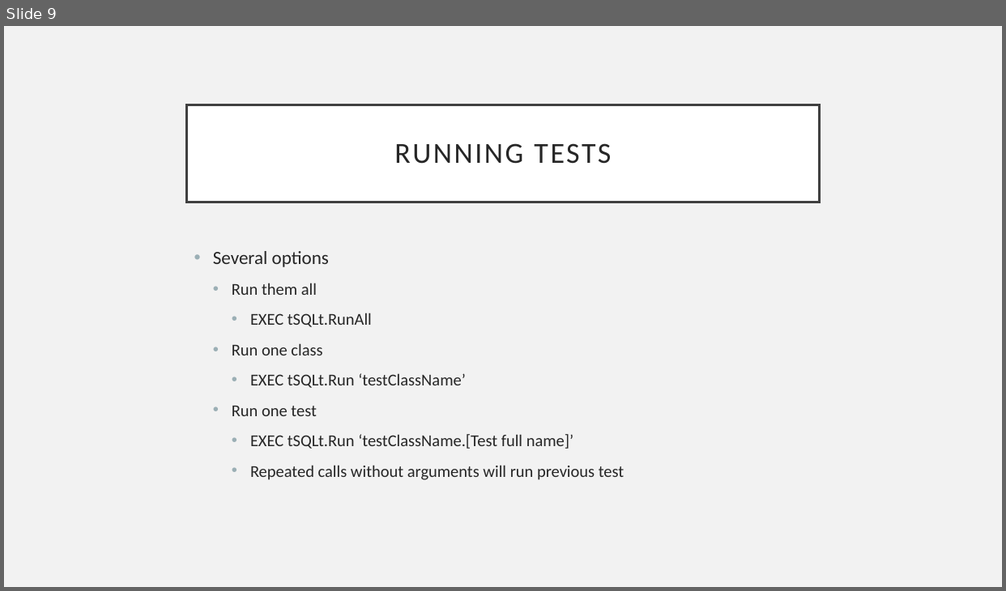
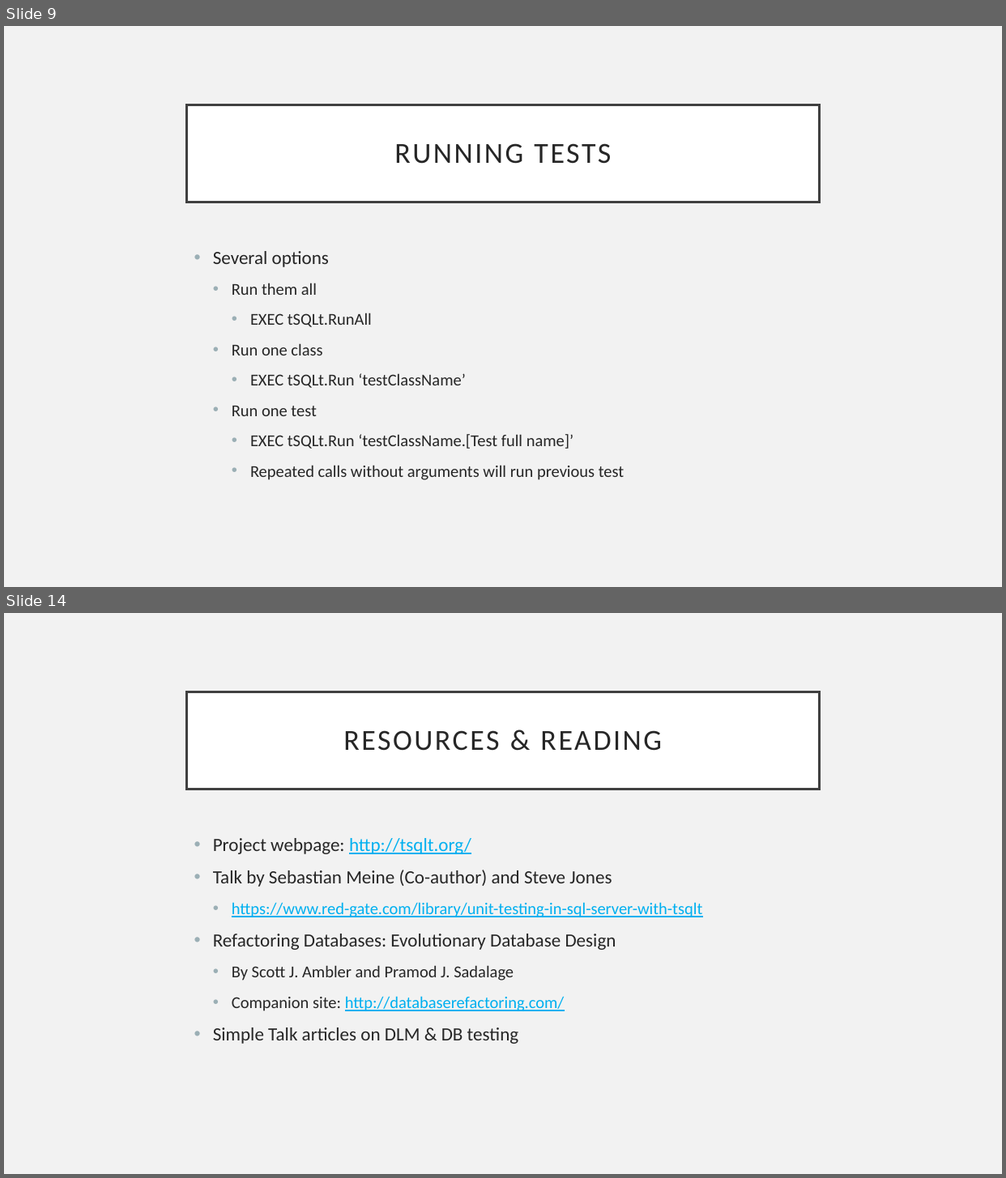
Before and after one commit to AndrewADev/intro-tsqlt-talk, a slide deck: tSQLt-Talk.pptx. Shown one above the other, each under a label of ours: slide 9 before the commit, slides 9 and 14 after it; the slides between them are not shown. The pictures are 1006x591 and 1006x1178 pixels, drawn with LibreOffice and Linux fonts; fonts in the diff are those of the drawing. Boxes give left, top, right and bottom in pixels: in the first picture for what was removed or moved away, otherwise in the second. Text is boxed around its words. In the diff, an @@ line names an element or a change of style, - is before the commit and + after.

```diff
--- a/tSQLt-Talk.pptx
+++ b/tSQLt-Talk.pptx
@@ slide 14 added at [4,613,1002,1174], background #F2F2F2 @@
@@ title added at [187,692,819,789], fill #FFFFFF, outline #404040 2.5 pt, 28 pt, text #262626 @@
+RESOURCES & READING
@@ text added at [213,838,702,1044], 18 pt, text #262626 @@
+• Project webpage: http://tsqlt.org/
+• Talk by Sebastian Meine (Co-author) and Steve Jones
+  • https://www.red-gate.com/library/unit-testing-in-sql-server-with-tsqlt
+• Refactoring Databases: Evolutionary Database Design
+  • By Scott J. Ambler and Pramod J. Sadalage
+  • Companion site: http://databaserefactoring.com/
+• Simple Talk articles on DLM & DB testing
```
Also in this commit, not shown: 2 slides changed, 6 other slides added, 5 other files.
